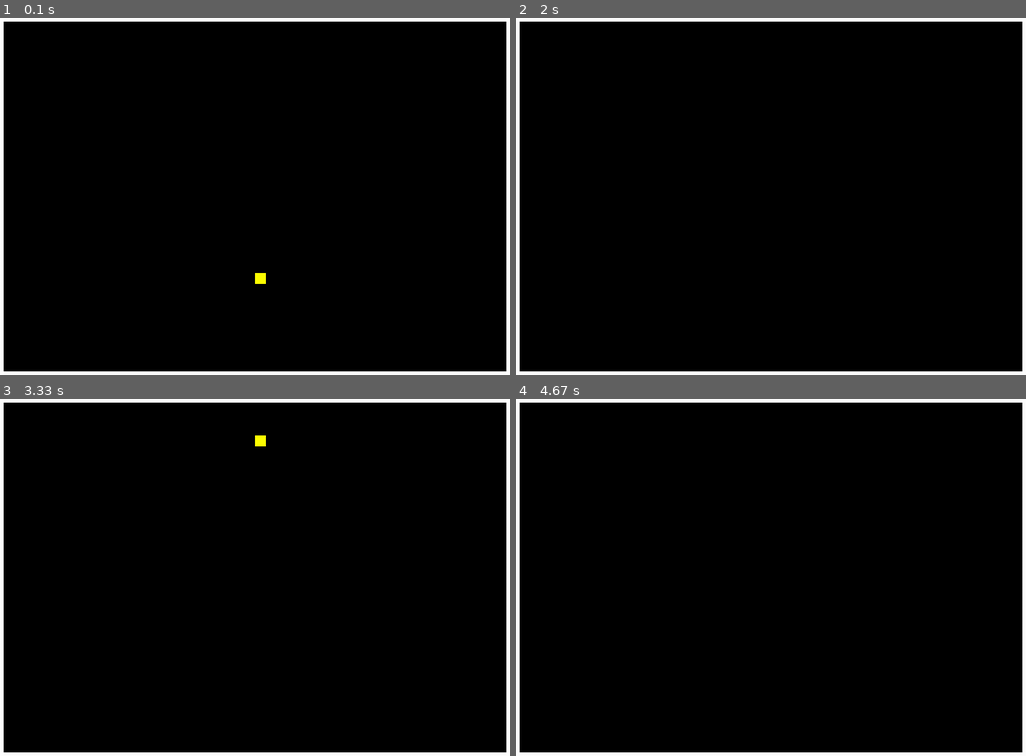
Above: before the commit, frames 1-4 (two rows, left to right).
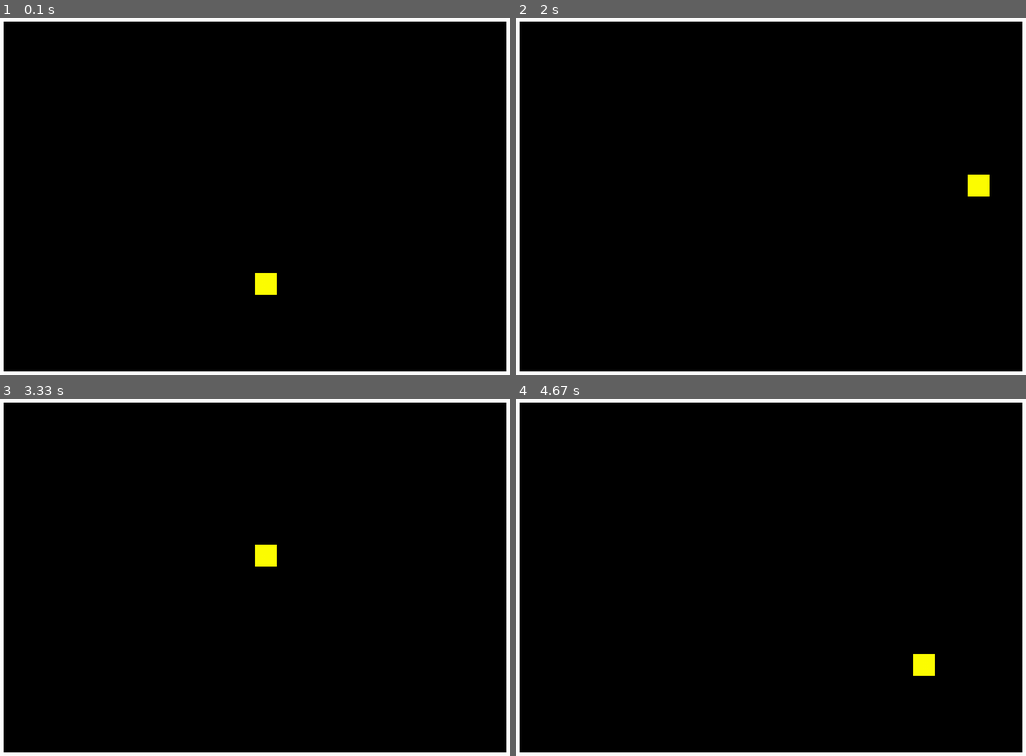
Above: after the commit, the same moments.

Repository: bhornby/Hornby-Classwork
Game: pygame game, started from python/Mini Project/Dogem.py
Two runs of this game, one before a commit and one after it. Both use one fixed random seed, a clock stepped at 60 frames per second and the inputs below.
Inputs:
- Up to frame 1 (0.1 s): no input
- Up to frame 2 (2 s): hold Right 0.33-0.8 s; hold Up 0.83-1.13 s; hold Right 1.17-1.63 s; hold Left from 1.67 s (still down)
- Up to frame 3 (3.33 s): release Left at 2.2 s; hold Down 2.23-2.53 s; hold Left 2.57-2.97 s; hold Up from 3 s (still down)
- Up to frame 4 (4.67 s): release Up at 3.37 s; hold Right 3.4-4.03 s; hold Down 4.07-4.43 s; hold Left from 4.47 s (still down)

The runs differ from the first frame. In frame 1, 0.2% of the frame differs, in the area x 50-55%, y 71-78%; in frame 2, 0.3%; in frame 3, 0.3%, in the area x 50-55%, y 10-47%; in frame 4, 0.3%.

Commit message:
wall limts not working

Diff:
--- a/python/Mini Project/Dogem.py
+++ b/python/Mini Project/Dogem.py
@@ -39,7 +39,18 @@
     def player_speed(self,x,y):
         self.rect.x += x
         self.rect.y += y
+        #end if
 
+    def player_limits(self):
+        if player.rect.x > 960:
+            player.rect.x = 960
+        elif player.rect.x < 40:
+            player.rect.x = 40
+        elif player.rect.y > 690:
+            player.rect.y = 690
+        elif player.rect.y < 40:
+            player.rect.y = 40
+        #end if
     #end procedure
 #end class
 
@@ -77,25 +88,27 @@
 
 all_sprite_group = pygame.sprite.Group()
 
-my_player = Player(YELLOW,20,20)
+my_player = Player(YELLOW,40,40)
 all_sprite_group.add(my_player)
 
 wall_group = pygame.sprite.Group()
 
 x = 0
 y = 0
+
 for row in map:
     for column in row:
         if column == 1:
             my_wall = Wall(WHITE,40,40,x,y)
             all_sprite_group.add(my_wall)
             wall_group.add(my_wall)
-        x=x+40
+        x = x + 40
         #end if
-    #nex column
+    #next column
     x = 0
     y = y + 40
-    #next col
+#next row
+
 pygame.init()
 #game loop
 while not done:
@@ -106,16 +119,16 @@
 
     key = pygame.key.get_pressed()
     if key[pygame.K_LEFT]:#if left key is pressed
-        my_player.player_speed(-20,0)
+        my_player.player_speed(-10,0)
 
     elif key[pygame.K_RIGHT]:
-        my_player.player_speed(20,0)
+        my_player.player_speed(10,0)
 
     elif key[pygame.K_UP]:
-        my_player.player_speed(0,-20)
+        my_player.player_speed(0,-10)
 
     elif key[pygame.K_DOWN]:
-        my_player.player_speed(0,20)
+        my_player.player_speed(0,10)
 
     #update all sprites
     all_sprite_group.update()
@@ -125,6 +138,7 @@
     all_sprite_group.draw(screen)
     #flip display to show new position of objects
 
+
     pygame.display.flip()
     clock.tick(60)
 
